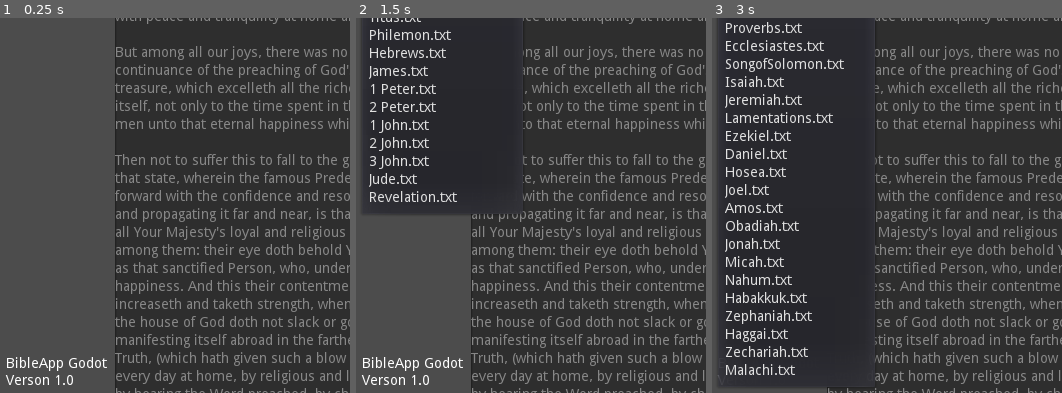
Above: before the commit, frames 1-3 (left to right).
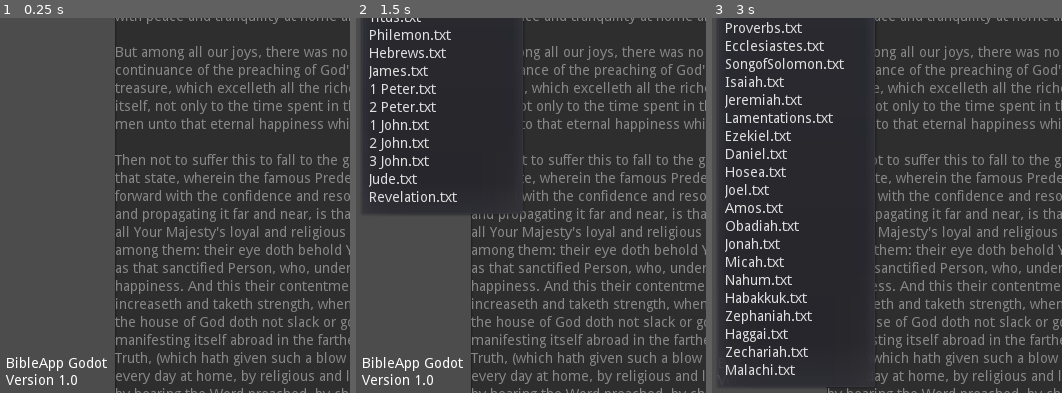
Above: after the commit, the same moments.

Repository: christislord12/BibleApp-Godot
Game: Godot game, scene res://Node2D.tscn
Same seed, same stepped clock (60 frames per second), same inputs: the game is played once before the commit and once after it.
Inputs:
- Up to frame 1 (0.25 s): no input
- Up to frame 2 (1.5 s): click "New Testament" at 0.5 s; click "New Testament" at 1.25 s
- Up to frame 3 (3 s): click "Old Testament" at 2 s; click "Old Testament" at 2.75 s
The pictures show only the part of the screen within x 0-50%, y 50-100%; the shares and areas given below are measured in that part.

The runs differ from the first frame. In frame 1, 0.2% of the frame differs, in the area x 10-22%, y 94-98%; in frame 2, 0.2%; in frame 3, less than 0.1%.

Commit message:
Update Node2D.tscn
Fix spelling error

Diff:
--- a/BibleApp Godot/Node2D.tscn
+++ b/BibleApp Godot/Node2D.tscn
@@ -57,4 +57,4 @@
 margin_right = 106.958
 margin_bottom = 744.434
 text = "BibleApp Godot
-Verson 1.0"
+Version 1.0"
